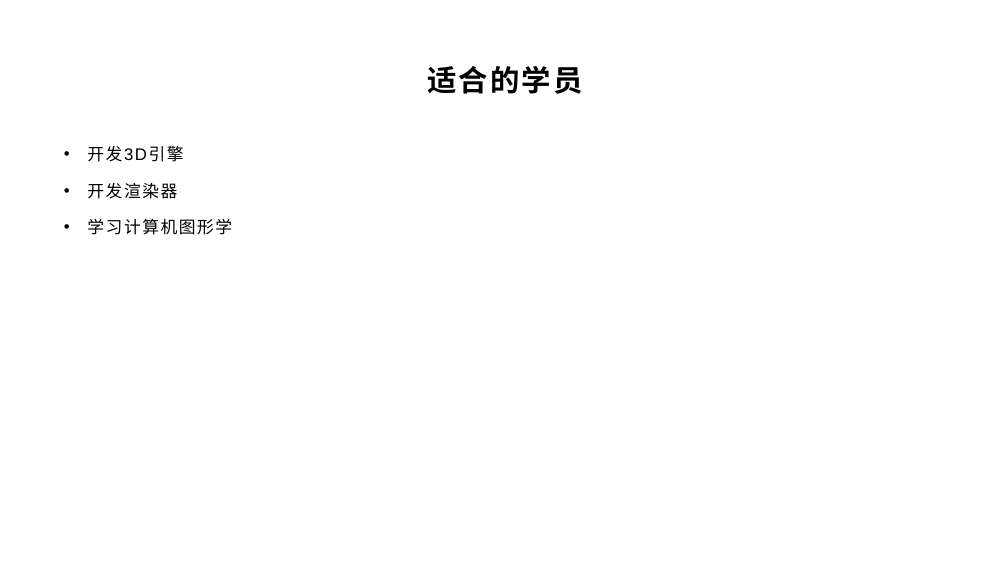
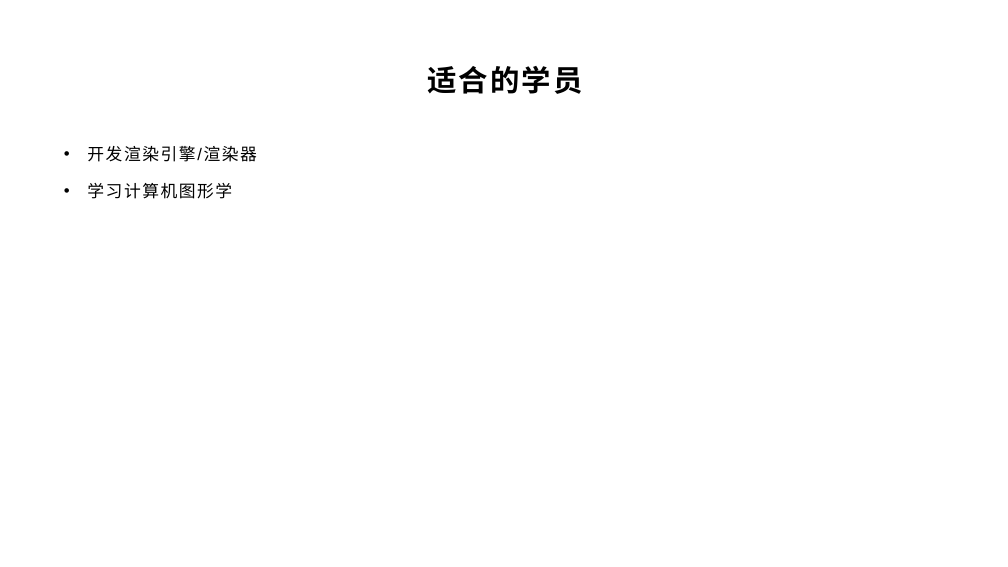
Before and after one commit to yyc-git/OfflineRenderEdu-2, a slide deck: slide 12 of lessons/basic/introduce/第一节课：课程介绍.pptx. Drawn at 1008x567 pixels with LibreOffice and Linux fonts; fonts in the diff are those of the drawing; background and template pictures are left out. Boxes give left, top, right and bottom in pixels: in the first picture for what was removed or moved away, otherwise in the second. Text is boxed around its words. In the diff, an @@ line names an element or a change of style, - is before the commit and + after.

Commit message:
feat: update triangle/

```diff
--- a/lessons/basic/introduce/第一节课：课程介绍.pptx
+++ b/lessons/basic/introduce/第一节课：课程介绍.pptx
@@ text at [87,146,257,162]: text changed @@
-• 开发3D引擎
-• 开发渲染器
+• 开发渲染引擎/渲染器
```
